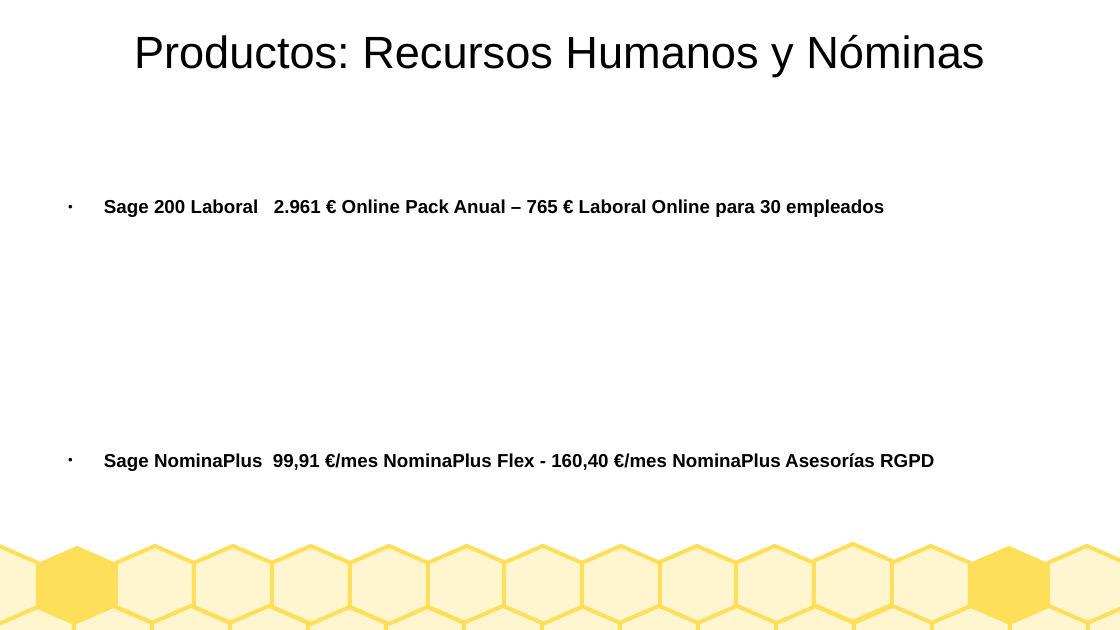
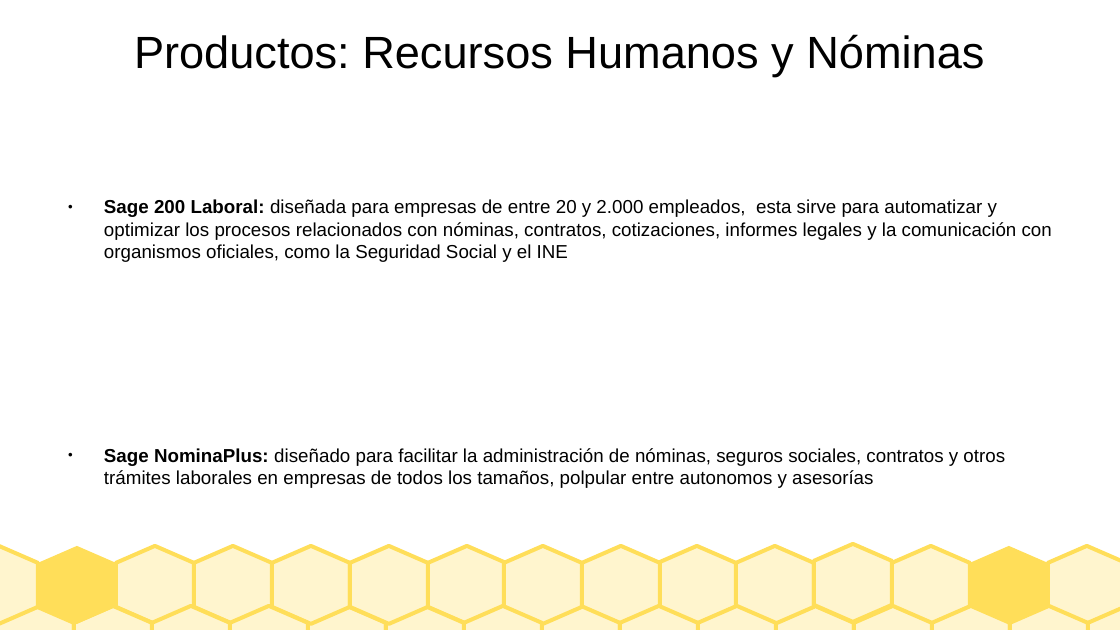
Before and after one commit to Borja-68/asignaturas, a slide deck: slide 9 of sistemas empresa/Presentacion_SAGE.odp. Drawn at 1120x630 pixels with LibreOffice and Linux fonts; fonts in the diff are those of the drawing. Boxes give left, top, right and bottom in pixels: in the first picture for what was removed or moved away, otherwise in the second. Text is boxed around its words. In the diff, an @@ line names an element or a change of style, - is before the commit and + after.

```diff
--- a/sistemas empresa/Presentacion_SAGE.odp
+++ b/sistemas empresa/Presentacion_SAGE.odp
@@ text at box(104, 199, 1052, 488): text changed; bold off @@
-● Sage 200 Laboral 2.961 € Online Pack Anual – 765 € Laboral Online para 30 empleados
-● Sage NominaPlus 99,91 €/mes NominaPlus Flex - 160,40 €/mes NominaPlus Asesorías RGPD
+● Sage 200 Laboral: diseñada para empresas de entre 20 y 2.000 empleados, esta sirve para automatizar y optimizar los procesos relacionados con nóminas, contratos, cotizaciones, informes legales y la comunicación con organismos oficiales, como la Seguridad Social y el INE
+● Sage NominaPlus: diseñado para facilitar la administración de nóminas, seguros sociales, contratos y otros trámites laborales en empresas de todos los tamaños, polpular entre autonomos y asesorías
```
Also in this commit, not shown: 1 slide added, 1 slide removed, 3 other files.
